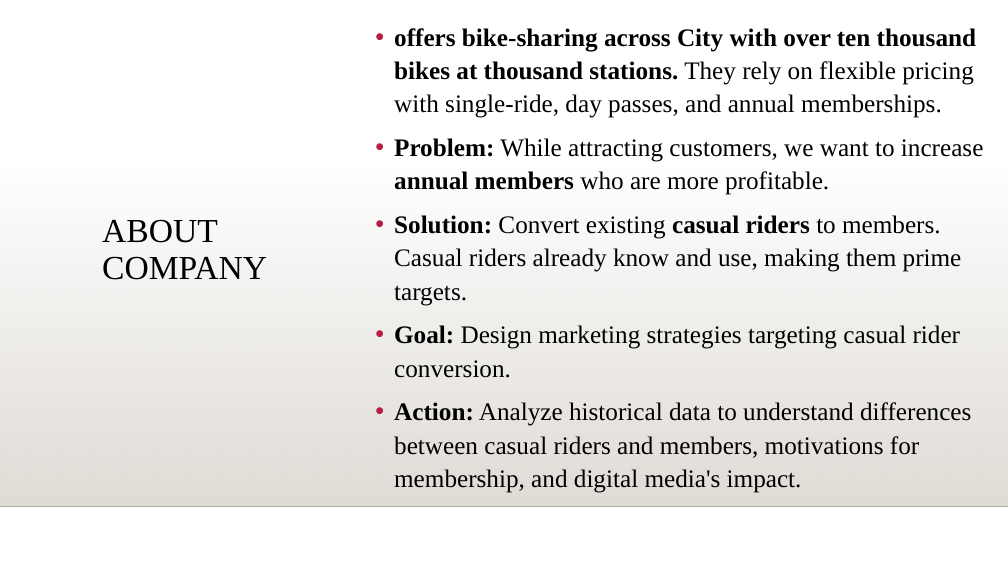
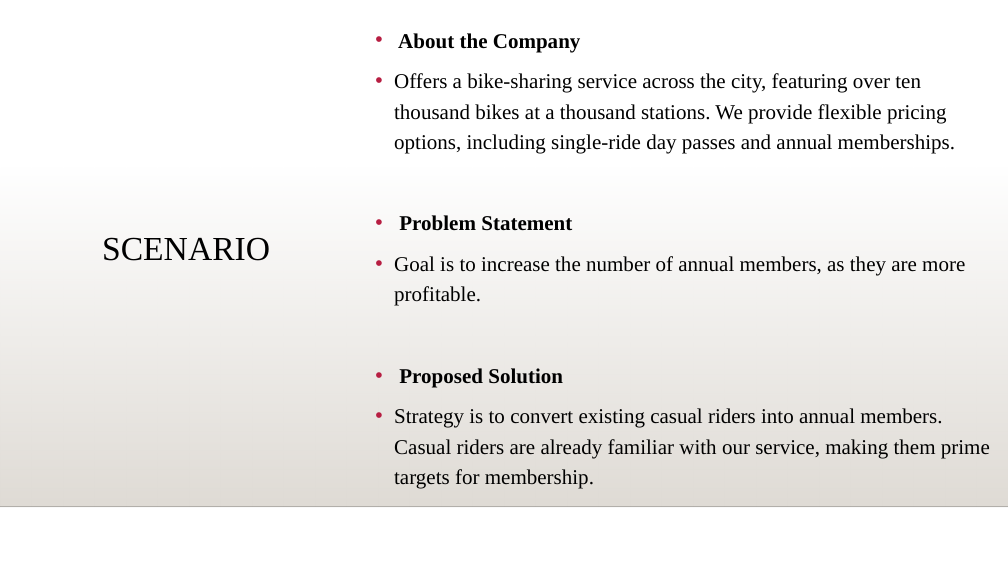
Before and after one commit to y4611676/Unanimous-Project, a slide deck: slide 2 of Analyze_project/Bike_Share/How_Does_a_Bike_Share_Navigate_Speedy_Success.pptx. Drawn at 1008x567 pixels with LibreOffice and Linux fonts; fonts in the diff are those of the drawing; background and template pictures are left out. Boxes give left, top, right and bottom in pixels: in the first picture for what was removed or moved away, otherwise in the second. Text is boxed around its words. In the diff, an @@ line names an element or a change of style, - is before the commit and + after.

```diff
--- a/Analyze_project/Bike_Share/How_Does_a_Bike_Share_Navigate_Speedy_Success.pptx
+++ b/Analyze_project/Bike_Share/How_Does_a_Bike_Share_Navigate_Speedy_Success.pptx
@@ text at (394,33,990,489): text changed; size 24 to 20 pt @@
-• offers bike-sharing across City with over ten thousand bikes at thousand stations. They rely on flexible pricing with single-ride, day passes, and annual memberships.
-• Problem: While attracting customers, we want to increase annual members who are more profitable.
-• Solution: Convert existing casual riders to members. Casual riders already know and use, making them prime targets.
-• Goal: Design marketing strategies targeting casual rider conversion.
-• Action: Analyze historical data to understand differences between casual riders and members, motivations for membership, and digital media's impact.
+• About the Company
+• Offers a bike-sharing service across the city, featuring over ten thousand bikes at a thousand stations. We provide flexible pricing options, including single-ride day passes and annual memberships.
+• Problem Statement
+• Goal is to increase the number of annual members, as they are more profitable.
+• Proposed Solution
+• Strategy is to convert existing casual riders into annual members. Casual riders are already familiar with our service, making them prime targets for membership.
@@ title at (102,237,270,261): text changed @@
-ABOUT COMPANY
+SCENARIO
```
Also in this commit, not shown: 11 other slides changed, 1 other file.
